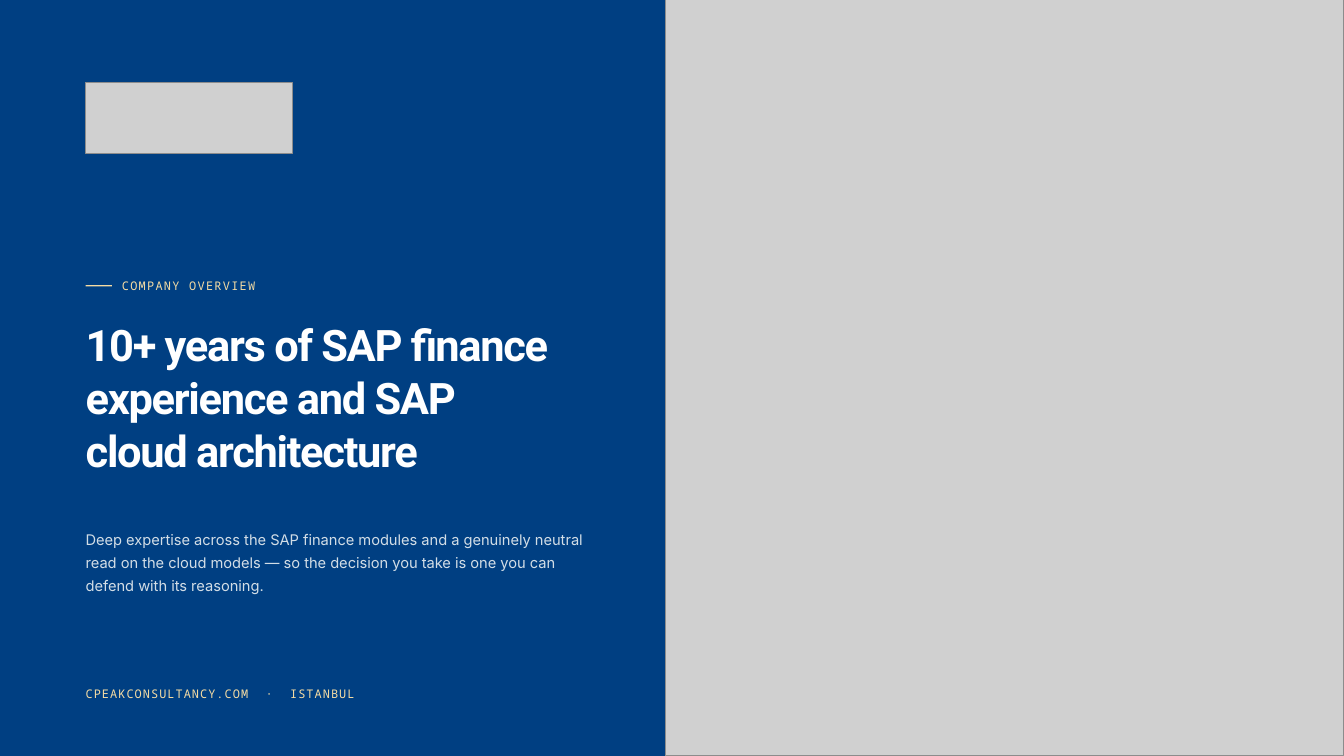
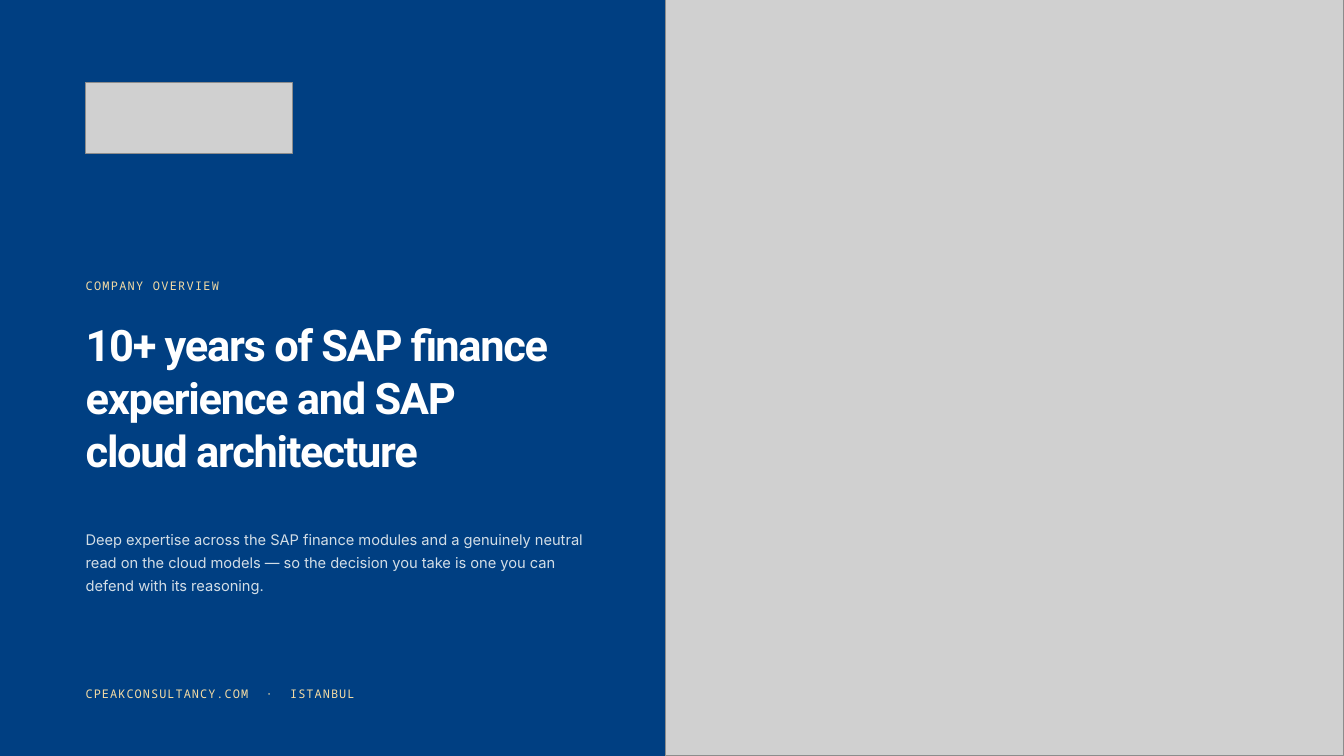
Before and after one commit to narinygt/Default, a slide deck: slide 1 of sunum/CPeak-Consultancy-Company-Overview.pptx. Drawn at 1344x756 pixels with LibreOffice and Linux fonts; fonts in the diff are those of the drawing; grey boxes stand for pictures. Boxes give left, top, right and bottom in pixels: in the first picture for what was removed or moved away, otherwise in the second. Text is boxed around its words. In the diff, an @@ line names an element or a change of style, - is before the commit and + after.

```diff
--- a/sunum/CPeak-Consultancy-Company-Overview.pptx
+++ b/sunum/CPeak-Consultancy-Company-Overview.pptx
@@ text "COMPANY OVERVIEW": place and size @@
-text "COMPANY OVERVIEW" at [122, 281, 255, 290]
+text "COMPANY OVERVIEW" at [86, 281, 219, 290]
@@ line removed from (86, 285) to (112, 285) @@
```
Also in this commit, not shown: 11 other slides changed, 6 other files.
